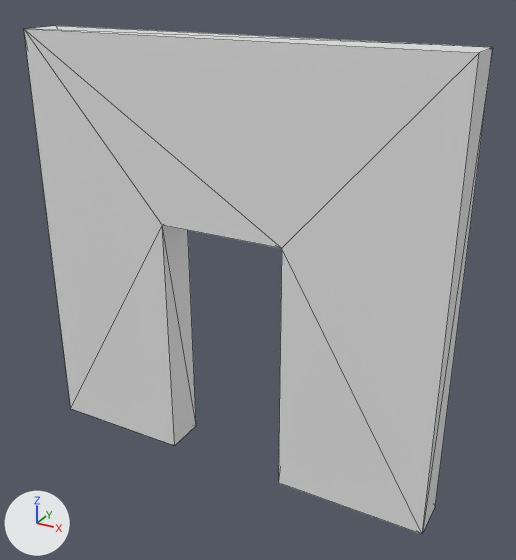
Two versions of the FBX model rawdata/Interior/WallDoor.fbx, one commit apart.
One viewpoint serves both versions: a camera (50 mm lens) standing at (1.53, -1.55, 2.26) and looking at (0.12, 1.02, 0.97). Lighting does not change. The marker at lower left points along +X, +Y and +Z. Mesh edges are drawn as thin lines. Where no turn or scale is listed for an object, it has been applied to the vertices.

Objects in the first picture: 'Wall'.
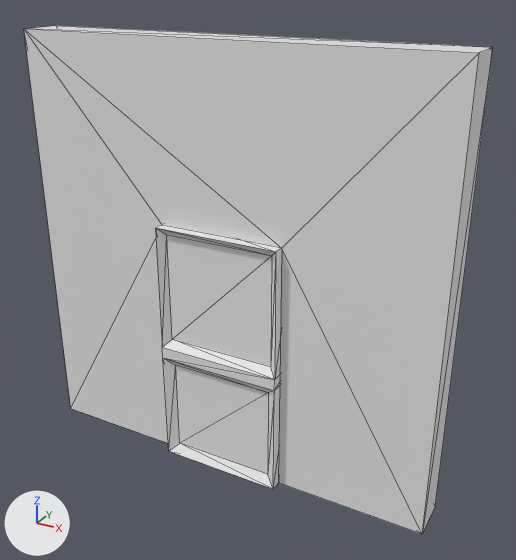
Where the change shows, as pixel boxes [x1, y1, x2, y2] in the pictures (516 x 560 px):
'Door', added: after [155, 224, 282, 489]

The change, as a list of edits to the scene's bpy script:
```text
Add me_cube_004_1:
    me_cube_004_1.from_pydata(...)  # 24 vertices, 44 faces; spans x -0.3..0.3, y -0.152..0.004, z 0.0..1.2
Add ob_door:
    ob_door = bpy.data.objects.new('Door', me_cube_004_1)
    ob_door.location = (0.0, 1.0, 0.0)
```
